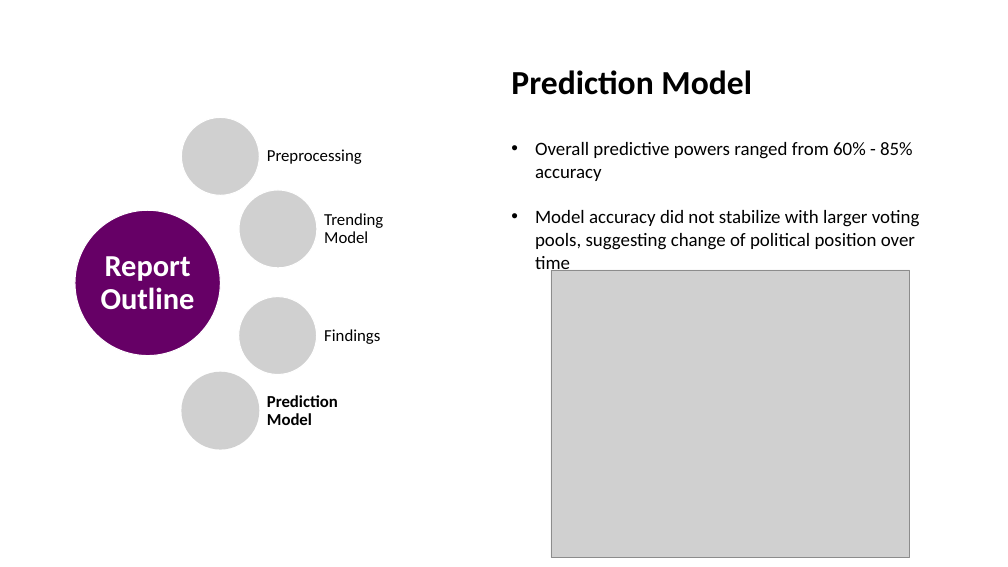
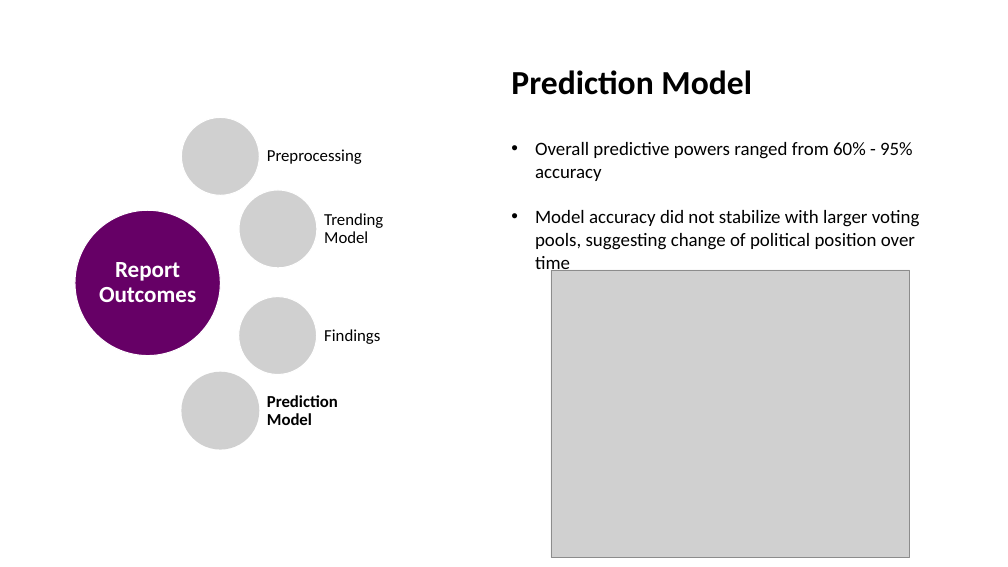
Before and after one commit to Malekyte/political-polarity, a slide deck: slide 11 of reports/Final Presentation.pptx. Drawn at 1008x567 pixels with LibreOffice and Linux fonts; fonts in the diff are those of the drawing; grey boxes stand for pictures. Boxes give left, top, right and bottom in pixels: in the first picture for what was removed or moved away, otherwise in the second. Text is boxed around its words. In the diff, an @@ line names an element or a change of style, - is before the commit and + after.

```diff
--- a/reports/Final Presentation.pptx
+++ b/reports/Final Presentation.pptx
@@ text at (x1=535, y1=142, x2=913, y2=181): text changed @@
-• Overall predictive powers ranged from 60% - 85% accuracy
+• Overall predictive powers ranged from 60% - 95% accuracy
@@ text at (x1=99, y1=262, x2=196, y2=302): text changed; size 29 to 22 pt @@
-Report Outline
+Report Outcomes
```
Also in this commit, not shown: 9 other slides changed.
